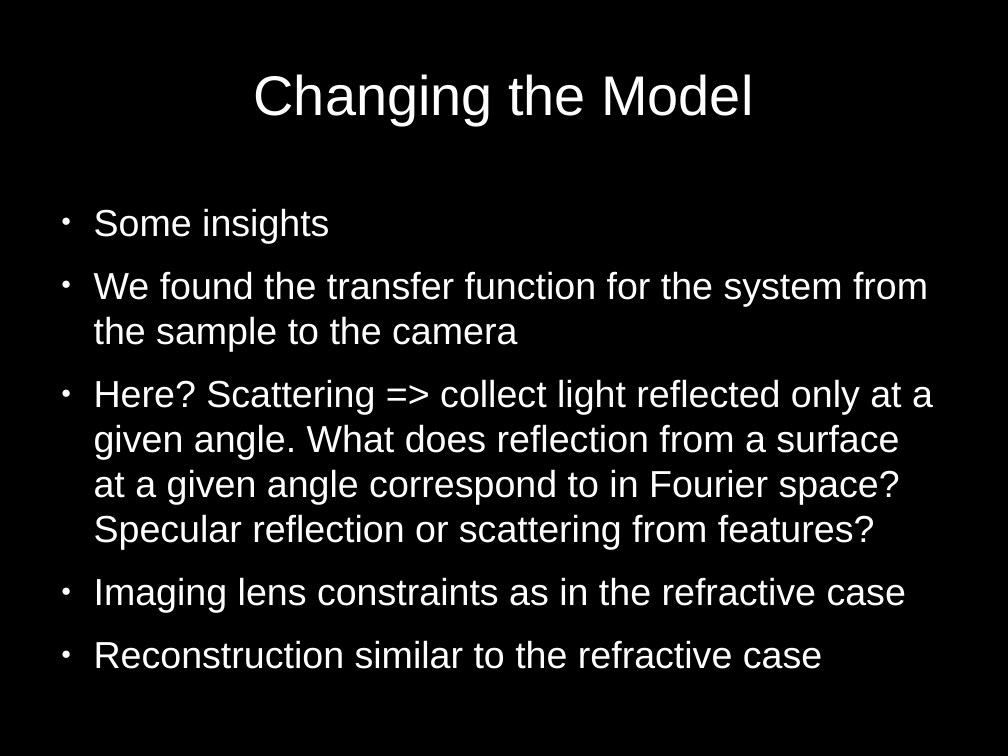
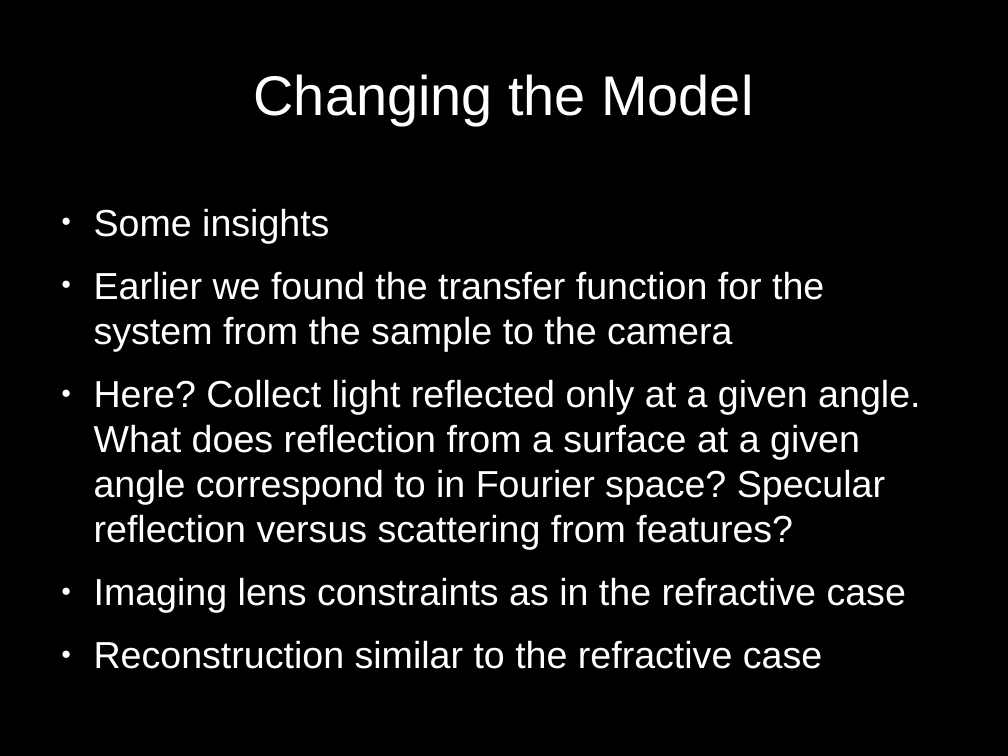
Before and after one commit to alankarkotwal/lvp-imaging, a slide deck: slide 7 of design/1 Approach.odp. Drawn at 1008x756 pixels with LibreOffice and Linux fonts; fonts in the diff are those of the drawing. Boxes give left, top, right and bottom in pixels: in the first picture for what was removed or moved away, otherwise in the second. Text is boxed around its words. In the diff, an @@ line names an element or a change of style, - is before the commit and + after.

```diff
--- a/design/1 Approach.odp
+++ b/design/1 Approach.odp
@@ text at <box>94,271,920,550</box>: text changed @@
-● We found the transfer function for the system from the sample to the camera
-● Here? Scattering => collect light reflected only at a given angle. What does reflection from a surface at a given angle correspond to in Fourier space? Specular reflection or scattering from features?
+● Earlier we found the transfer function for the system from the sample to the camera
+● Here? Collect light reflected only at a given angle. What does reflection from a surface at a given angle correspond to in Fourier space? Specular reflection versus scattering from features?
```
Also in this commit, not shown: 2 other slides changed, 3 other files.
